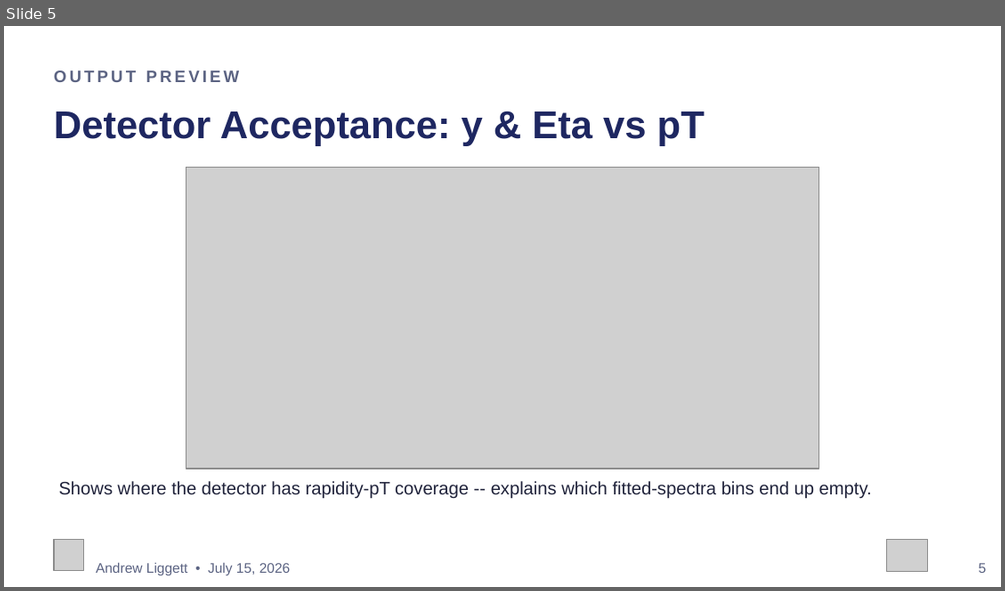
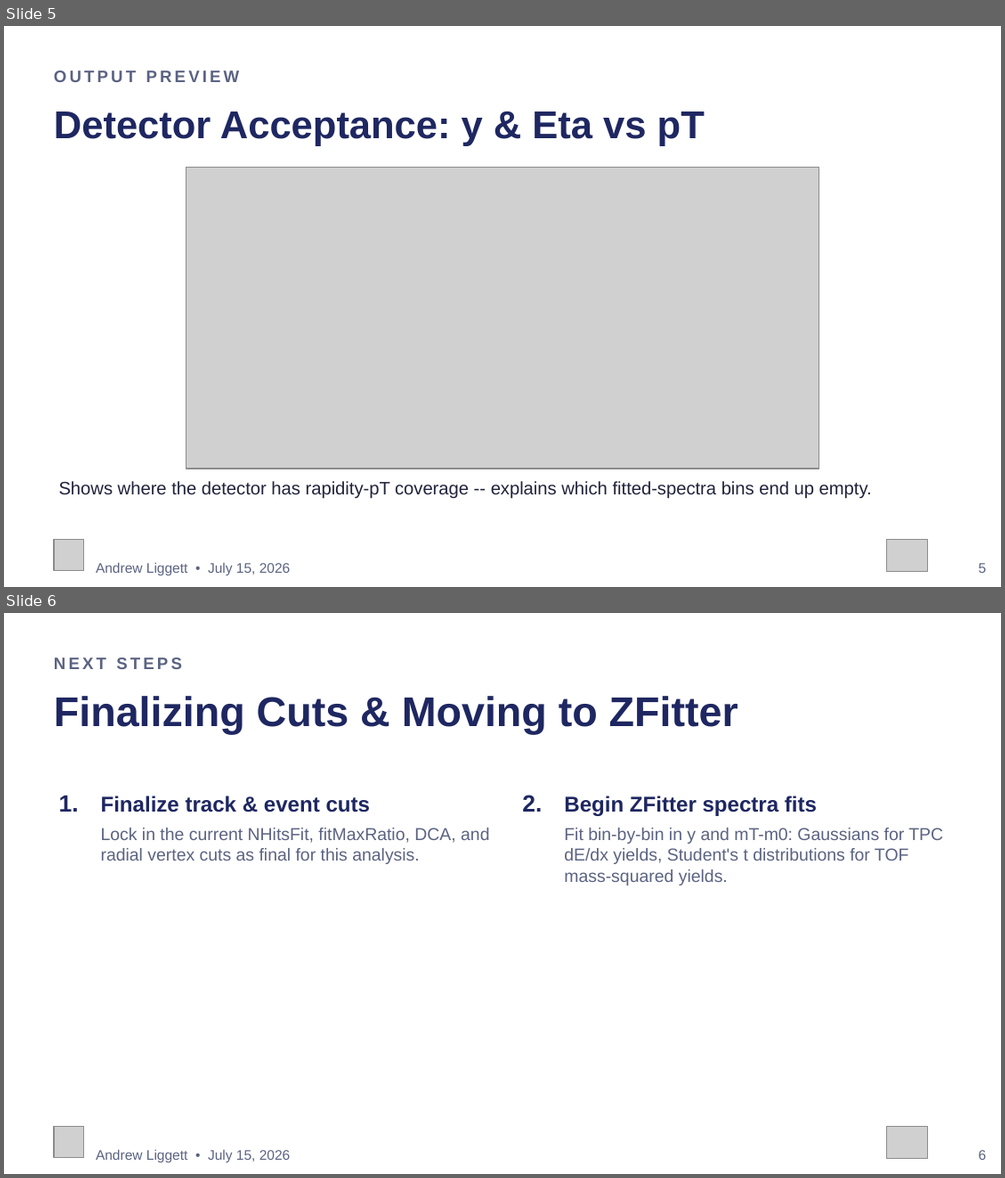
Before and after one commit to liggett2820/lightflavorspectra_OO200, a slide deck: docs/OO200_Spectra_Status_Update.pptx. Shown one above the other, each under a label of ours: slide 5 before the commit, slides 5 and 6 after it. The pictures are 1005x591 and 1005x1178 pixels, drawn with LibreOffice and Linux fonts; fonts in the diff are those of the drawing; grey boxes stand for pictures. Boxes give left, top, right and bottom in pixels: in the first picture for what was removed or moved away, otherwise in the second. Text is boxed around its words. In the diff, an @@ line names an element or a change of style, - is before the commit and + after.

Commit message:
Replace last 2 slides (CalibrationQA, RawYield) with a single Next Steps slide: finalize cuts, begin ZFitter fits

```diff
--- a/docs/OO200_Spectra_Status_Update.pptx
+++ b/docs/OO200_Spectra_Status_Update.pptx
@@ slide 6 added at [4,613,1001,1174], background #FFFFFF @@
@@ text added at [54,657,182,669], 12 pt, text #5B6382, bold @@
+NEXT STEPS
@@ text added at [54,696,738,734], 30 pt, text #1E2761, bold @@
+Finalizing Cuts & Moving to ZFitter
@@ text added at [59,795,79,811], 17 pt, text #1E2761, bold @@
+1.
@@ text added at [101,795,371,812], 15.5 pt, text #1E2761, bold @@
+Finalize track & event cuts
@@ text added at [522,795,542,811], 17 pt, text #1E2761, bold @@
+2.
@@ text added at [564,795,817,816], 15.5 pt, text #1E2761, bold @@
+Begin ZFitter spectra fits
@@ text added at [101,827,489,864], 12.5 pt, text #5B6382 @@
+Lock in the current NHitsFit, fitMaxRatio, DCA, and radial vertex cuts as final for this analysis.
@@ text added at [564,827,943,885], 12.5 pt, text #5B6382 @@
+Fit bin-by-bin in y and mT-m0: Gaussians for TPC dE/dx yields, Student's t distributions for TOF mass-squared yields.
@@ picture added at [54,1127,84,1158] @@
@@ picture added at [886,1127,927,1159] @@
@@ text added at [96,1149,291,1162], 10 pt, text #5B6382 @@
+Andrew Liggett • July 15, 2026
@@ text added at [979,1150,987,1159], 10 pt, text #5B6382 @@
+6
```
Also in this commit, not shown: 2 slides removed.
